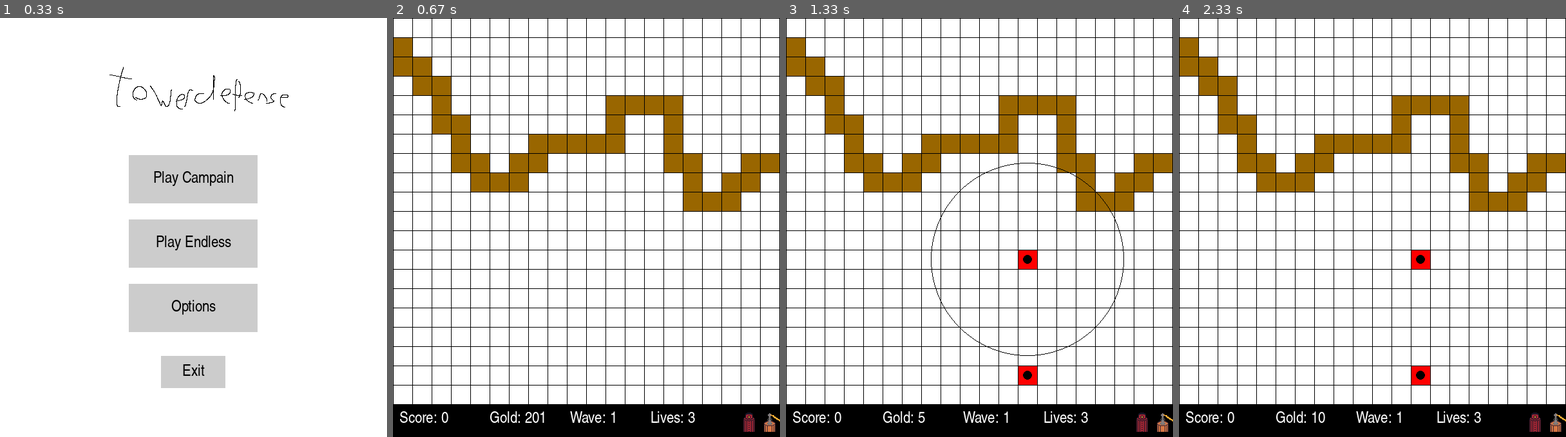
Above: before the commit, frames 1-4 (left to right).
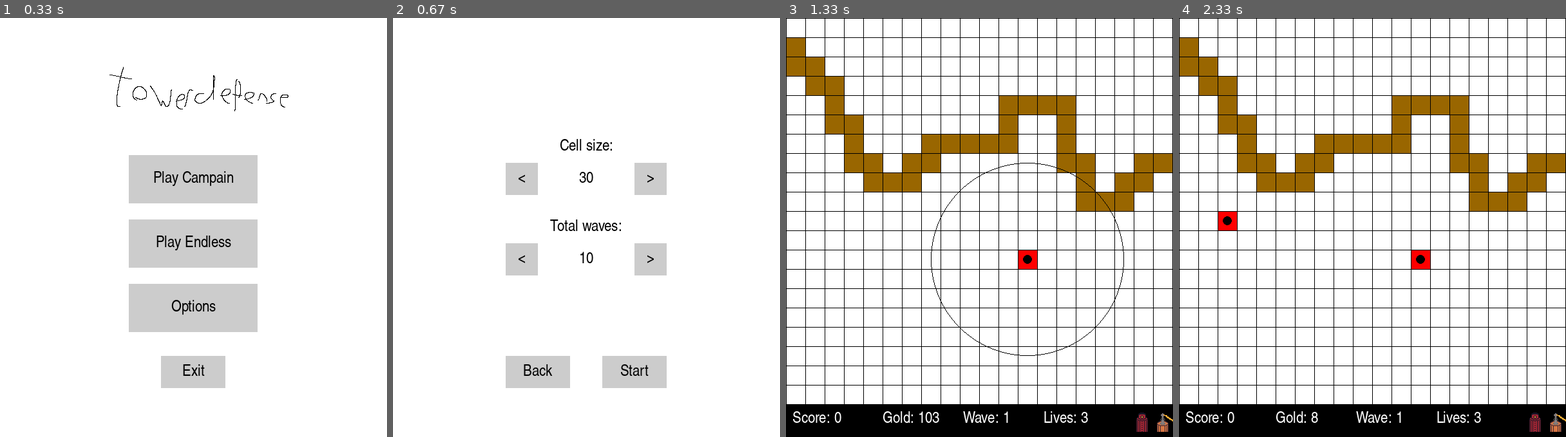
Above: after the commit, the same moments.

Repository: RMHendriks/TowerDefensePygame
Game: pygame game, started from towerdefense.py
Same seed, same stepped clock (60 frames per second), same inputs: the game is played once before the commit and once after it.
Inputs (mouse positions are in pixels of both pictures, inside the frame that each line leads up to):
- Up to frame 1 (0.33 s): no input
- Up to frame 2 (0.67 s): click (586, 227) at 0.38 s
- Up to frame 3 (1.33 s): click (1025, 369) at 0.72 s, where only the run after the commit has a clickable "Start"; click (1025, 265) at 1.05 s
- Up to frame 4 (2.33 s): click (1233, 214) at 1.38 s; click (1519, 386) at 1.72 s

Frame 1 is identical in both runs. In frame 2, 26% of the frame differs, in the area x 0-100%, y 0-100%; in frame 3, 0.3%; in frame 4, 0.5%.

Commit message:
Menu implementation

Diff:
--- a/game.py
+++ b/game.py
@@ -2,7 +2,11 @@
 import sys
 from pygame.math import Vector2
 from level import Level
-from ui.button import Button
+from ui.menus.menu import Menu
+from ui.menus.menumain import MenuMain
+from ui.menus.menucampain import MenuCampain
+from ui.menus.menuendless import MenuEndless
+from ui.menus.menuoptions import MenuOptions
 
 class Game():
     """ Class that holds the game and menus. """
@@ -14,17 +18,9 @@
         self.screen_height = screen_height
         self.speed = speed
         self.state = "menu"
-        self.main_menu_buttons = [Button(Vector2(300, 250),"menu",
-                                         text="Play Campain"),
-                                  Button(Vector2(300, 350), "endless",
-                                         text="Play Endless"),
-                                  Button(Vector2(300, 450), "menu",
-                                         text="Options"),
-                                  Button(Vector2(300, 550), "quit",
-                                         width=100, height=50, text="Exit")]
-        self.cell_size_list = (5, 10, 15, 20, 30, 40, 50, 60, 100)
-
-        self.logo = pygame.image.load('sprites/logo.png').convert_alpha()
+        self.menu = MenuMain()
+        self.state_menus = ("menu", "campain", "endless", "options", "quit",
+                            "endless_start")
 
     def run(self, window: pygame.surface.Surface):
         """ Main game loop. """
@@ -37,12 +33,15 @@
                 case "menu":
                     self.run_menu(window)
                 case "campain":
-                    pass
+                    self.run_menu(window)
                 case "endless":
+                    self.run_menu(window)
+                case "endless_start":
                     self.run_level(window)
                     self.state = "menu"
+                    self.menu = MenuMain()
                 case "options":
-                    pass
+                    self.run_menu(window)
                 case "quit":
                     pygame.quit()
                     sys.exit()
@@ -57,25 +56,44 @@
                 pygame.quit()
                 sys.exit()
 
-            if self.state == "menu":
-                if event.type == pygame.MOUSEBUTTONDOWN:
-                    if event.button == 1:
-                        for button in self.main_menu_buttons:
-                            if button.clicked():
+            if event.type == pygame.MOUSEBUTTONDOWN:
+                if event.button == 1:
+                    for button in self.menu.buttons:
+                        if button.clicked():
+                            if button.state in self.state_menus:
                                 self.state = button.state
+                            self.switch_menu(button.state)
 
     def run_menu(self, window: pygame.surface.Surface):
         """ Run the menu screen. """
-        window.fill(pygame.Color("white"))
-        for button in self.main_menu_buttons:
-            button.draw(window)
 
-        # TODO replace this with something permanent
-        logo_center =  self.logo.get_rect().center
-        window.blit(self.logo, [300 - logo_center[0], 125 - logo_center[1]])
+        self.menu.draw(window)
+
+    def switch_menu(self, state: str) -> None:
+        """ Switches the menu screen after a button press. """
+
+        match state:
+            case "menu":
+                self.menu = MenuMain()
+            case "campain":
+                self.menu = MenuCampain()
+            case "endless":
+                self.menu = MenuEndless()
+            case "options":
+                self.menu = MenuOptions()
+            case "quit":
+                pass
+            case _:
+                self.menu.update(state)
 
     def run_level(self, window: pygame.surface.Surface):
         """ Initiate a level. """
 
-        level = Level(self.screen_width, self.screen_height, 30, 0.05, 10)
-        level.run(window)
+        if isinstance(self.menu, MenuEndless):
+            cell_size = self.menu.cell_size_list[self.menu.cell_index]
+            waves = int(self.menu.wave_count)
+            level = Level(self.screen_width, self.screen_height,
+                          cell_size, 0.05, waves)
+            level.run(window)
+        else:
+            level = Level(self.screen_width, self.screen_height, 30, 0.05, 10)
--- a/projectiles/projectilebeam.py
+++ b/projectiles/projectilebeam.py
@@ -53,5 +53,4 @@
            (self.target.position - self.position).magnitude() > self.range):
             return True
 
-
         return False
--- a/towers/tower.py
+++ b/towers/tower.py
@@ -81,8 +81,6 @@
                 if (self.distance_to_target(enemy) <= shortest_distance
                    and enemy.get_projected_damage() > 0):
                     target = enemy
-                    print(f"!!!!! {enemy} distance:{self.distance_to_target(enemy)}")
-
         else:
             waypoint = 0
 
--- a/towers/towertesla.py
+++ b/towers/towertesla.py
@@ -23,6 +23,7 @@
         if self.beam is not None:
             if self.beam.check_collision():
                 self.beam_active = False
+                self.beam = None
 
         if (self.beam_active is False and self.select_target()
            and isinstance(self.target, Enemy)):
--- /dev/null
+++ b/ui/menus/menu.py
@@ -0,0 +1,37 @@
+import pygame
+from ui.button import Button
+from ui.text import Text
+from pygame.math import Vector2
+
+class Menu():
+    """ Class that holds the beheavior to create a menu. """
+
+    def __init__(self) -> None:
+
+        # TODO Make classes for text and images
+        self.buttons: list[Button] = []
+        self.text: list[Text] = []
+        self.images = []
+
+    def draw(self, window: pygame.surface.Surface) -> None:
+
+        self.draw_buttons(window)
+        self.draw_text(window)
+        self.draw_images(window)
+
+    def draw_buttons(self, window: pygame.surface.Surface) -> None:
+        """ Run the menu screen. """
+        window.fill(pygame.Color("white"))
+        for button in self.buttons:
+            button.draw(window)
+
+    def draw_text(self, window: pygame.surface.Surface) -> None:
+
+        for text in self.text:
+            text.draw(window)
+
+    def draw_images(self, window: pygame.surface.Surface) -> None:
+        pass
+
+    def update(self, state: str) -> None:
+        pass
--- /dev/null
+++ b/ui/menus/menucampain.py
@@ -0,0 +1,15 @@
+import pygame
+from pygame.math import Vector2
+from ui.button import Button
+from ui.text import Text
+from ui.menus.menu import Menu
+
+class MenuCampain(Menu):
+    """ Class that holds the layout and information
+    for the endless mode menu. """
+
+    def __init__(self) -> None:
+        super().__init__()
+
+        self.buttons = [Button(Vector2(300, 550), "menu",
+                               width=100, height=50, text="Back")]
--- /dev/null
+++ b/ui/menus/menuendless.py
@@ -0,0 +1,56 @@
+import pygame
+from pygame.math import Vector2
+from ui.button import Button
+from ui.text import Text
+from ui.menus.menu import Menu
+from ui.menus.menumain import MenuMain
+
+
+class MenuEndless(Menu):
+    """ Class that holds the layout and information
+    for the endless mode menu. """
+
+    def __init__(self) -> None:
+        super().__init__()
+
+        self.buttons = [Button(Vector2(200, 250), "decrease_cell",
+                               text="<", width=50, height=50),
+                        Button(Vector2(400, 250), "increase_cell",
+                               text=">", width=50, height=50),
+                        Button(Vector2(200, 375), "decrease_wave",
+                               text="<", width=50, height=50),
+                        Button(Vector2(400, 375), "increase_wave",
+                               text=">", width=50, height=50),
+                        Button(Vector2(225, 550), "menu",
+                               width=100, height=50, text="Back"),
+                        Button(Vector2(375, 550), "endless_start",
+                               width=100, height=50, text="Start")]
+
+        self.cell_size_list = (5, 10, 15, 20, 30, 40, 50, 60, 100)
+        self.cell_index = 4
+
+        self.wave_count = "10"
+
+        self.text = [Text(Vector2(300, 250),
+                          str(self.cell_size_list[self.cell_index])),
+                     Text(Vector2(300, 375), self.wave_count),
+                     Text(Vector2(300, 200), "Cell size:"),
+                     Text(Vector2(300, 325), "Total waves:")]
+
+    def update(self, state: str) -> None:
+        """ Checks if a button has been pressed and changes the
+        value parameters of the endless level setup. """
+
+        match state:
+            case "decrease_cell":
+                self.cell_index = self.cell_index - 1 if self.cell_index > 0 else len(self.cell_size_list) - 1
+                self.text[0].text = str(self.cell_size_list[self.cell_index])
+            case "increase_cell":
+                self.cell_index = self.cell_index + 1 if self.cell_index < len(self.cell_size_list) - 1 else 0
+                self.text[0].text = str(self.cell_size_list[self.cell_index])
+            case "decrease_wave":
+                self.wave_count = str(int(self.wave_count) - 1) if int(self.wave_count) > 1 else str(1)
+                self.text[1].text = self.wave_count
+            case "increase_wave":
+                self.wave_count = str(int(self.wave_count) + 1)
+                self.text[1].text = self.wave_count
--- /dev/null
+++ b/ui/menus/menumain.py
@@ -0,0 +1,31 @@
+import pygame
+from pygame.math import Vector2
+from ui.button import Button
+from ui.text import Text
+from ui.menus.menu import Menu
+
+class MenuMain(Menu):
+    """ Class that holds the layout and information
+    for the main menu. """
+
+    def __init__(self) -> None:
+        super().__init__()
+
+        self.buttons = [Button(Vector2(300, 250),"campain",
+                               text="Play Campain"),
+                        Button(Vector2(300, 350), "endless",
+                               text="Play Endless"),
+                        Button(Vector2(300, 450), "options",
+                               text="Options"),
+                        Button(Vector2(300, 550), "quit",
+                               width=100, height=50, text="Exit")]
+
+        self.logo = pygame.image.load('sprites/logo.png').convert_alpha()
+
+    def draw_text(self, window: pygame.surface.Surface) -> None:
+        pass
+
+    def draw_images(self, window: pygame.surface.Surface) -> None:
+
+        logo_center =  self.logo.get_rect().center
+        window.blit(self.logo, [300 - logo_center[0], 125 - logo_center[1]])
--- /dev/null
+++ b/ui/menus/menuoptions.py
@@ -0,0 +1,15 @@
+import pygame
+from pygame.math import Vector2
+from ui.button import Button
+from ui.text import Text
+from ui.menus.menu import Menu
+
+class MenuOptions(Menu):
+    """ Class that holds the layout and information
+    for the endless mode menu. """
+
+    def __init__(self) -> None:
+        super().__init__()
+
+        self.buttons = [Button(Vector2(300, 550), "menu",
+                               width=100, height=50, text="Back")]
--- /dev/null
+++ b/ui/text.py
@@ -0,0 +1,23 @@
+import pygame
+from pygame.math import Vector2
+
+
+class Text():
+    """ Class that holds text that can be printed to the screen. """
+
+    def __init__(self, position: Vector2,text="PLACEHOLDER", font="agencyfb",
+                 size=25, color="black") -> None:
+
+        self.font = pygame.font.SysFont(font, size)
+        self.text = text
+        self.position = position
+        self.color = color
+
+    def draw(self, window: pygame.surface.Surface) -> None:
+        """ Draw the text to the screen. """
+
+        self.text_render = self.font.render(self.text, True,
+                                            pygame.Color(self.color))
+        position = self.text_render.get_rect(center=(self.position.x,
+                                                          self.position.y))
+        window.blit(self.text_render, position)
Empty file added: ui/image.py
Empty file added: ui/menus/__init__.py
